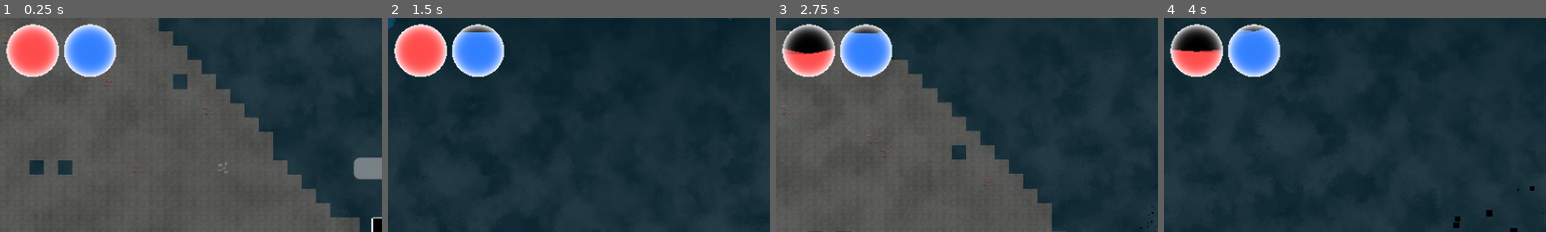
Above: before the commit, frames 1-4 (left to right).
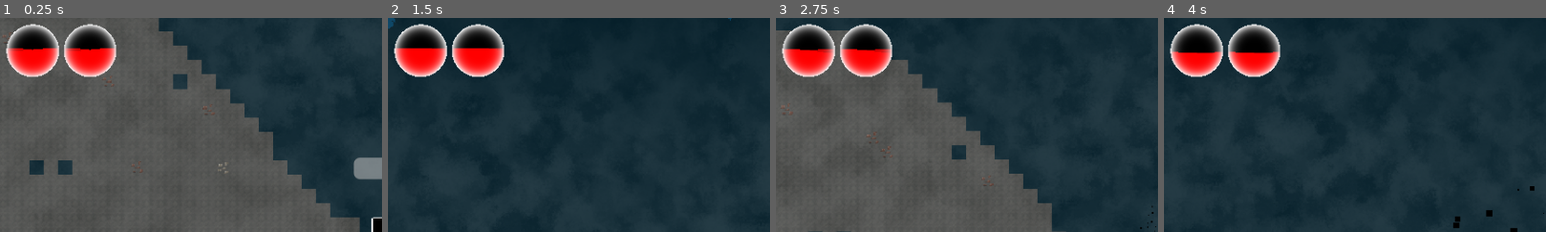
Above: after the commit, the same moments.

Repository: terriblepanic/first-game
Game: Godot game, scene res://scenes/Main.tscn
The game is run twice, just before and just after one commit, with the same random seed, the same clock (stepped at 60 frames per second) and the same inputs.
Inputs (mouse positions are % of the whole screen's width and height, from its top left):
- Up to frame 1 (0.25 s): no input
- Up to frame 2 (1.5 s): tap Enter (ui_accept) at 0.5 s; move the mouse to (72, 45) at 0.52 s; hold D (move_right) from 0.53 s (still down); click (72, 45) at 0.6 s; tap Space (jump) at 0.77 s; move the mouse to (30, 55) at 1.27 s; right-click (30, 55) at 1.35 s
- Up to frame 3 (2.75 s): tap Space (jump) at 1.52 s; move the mouse to (60, 28) at 2.02 s; release D (move_right) at 2.03 s; hold A (move_left) from 2.03 s (still down); tap L at 2.1 s
- Up to frame 4 (4 s): move the mouse to (45, 70) at 2.77 s; release A (move_left) at 2.78 s; hold D (move_right) from 2.78 s (still down); tap E at 2.85 s; tap Space (jump) at 3.02, 3.77 s; move the mouse to (80, 65) at 3.52 s; click (80, 65) at 3.6 s
The pictures show only the part of the screen within x 0-50%, y 0-50%; the shares and areas given below are measured in that part.

The runs differ from the first frame. In frame 1, 4.9% of the frame differs, in the area x 2-31%, y 3-28%; in frame 2, 4.7%; in frame 3, 3.5%; in frame 4, 3.6%.
Error after the commit: Parse Error: Could not preload resource script "res://scripts/OrbUIController.gd". (res://scripts/hud.gd:3)

Commit message:
Add orb states and improve responsiveness

Diff:
--- a/scripts/OrbUIController.gd
+++ b/scripts/OrbUIController.gd
@@ -1,6 +1,12 @@
 # OrbUIController.gd
 # Контроллер визуального отображения орба (шарика) с эффектами вибрации, предупреждения и «поглощения»
 extends Node
+
+# Возможные состояния орба
+enum OrbState { IDLE, DECREASING, INCREASING, EMPTY, FULL }
+
+# Текущее состояние
+var state: OrbState = OrbState.FULL
 
 # Узел, в котором создаются твины (анимации)
 var p_node: Node
@@ -56,11 +62,22 @@
 var target_material: Material = null
 
 
+# Обновление внутреннего состояния в зависимости от заполнения
+func _apply_base_state(value: float) -> void:
+        if value <= 0.0:
+                state = OrbState.EMPTY
+        elif value >= 1.0:
+                state = OrbState.FULL
+        elif state != OrbState.INCREASING and state != OrbState.DECREASING:
+                state = OrbState.IDLE
+
+
 # Сброс всех эффектов и параметров к начальным
 func Reset():
-		H = 1.0
-		oH = 1.0
-		target_material.set_shader_parameter('height', H)
+                H = 1.0
+                oH = 1.0
+                state = OrbState.FULL
+                target_material.set_shader_parameter('height', H)
 		target_material.set_shader_parameter('oheight', H)
 		target_material.set_shader_parameter('vibration_effect', false)
 		target_material.set_shader_parameter('light_effect', false)
@@ -71,10 +88,11 @@
 
 # Установить высоту заполнения (например, при инициализации)
 func SetH(P: float, MAXP: float):
-	H = P / MAXP
-	oH = H
-	target_material.set_shader_parameter('height', H)
-	target_material.set_shader_parameter('oheight', H)
+        H = P / MAXP
+        oH = H
+        _apply_base_state(H)
+        target_material.set_shader_parameter('height', H)
+        target_material.set_shader_parameter('oheight', H)
 	target_material.set_shader_parameter('light_effect', false)
 	target_material.set_shader_parameter('ball_color', ball_color)
 
@@ -102,13 +120,15 @@
 
 # Обработка «удара» (изменение текущей/предыдущей высоты и запуск эффектов)
 func GetHit(P: float, oP: float, MAXP: float):
-	if not target_material:
-		return
-
-	# Вычисляем новую нормализованную высоту
-	H = max(P / MAXP, 0.0)
-	oH = H
-	target_material.set_shader_parameter('oheight', oH)
+        if not target_material:
+                return
+
+        # Вычисляем новую нормализованную высоту
+        var prev_h: float = target_material.get_shader_parameter('height')
+        H = max(P / MAXP, 0.0)
+        oH = H
+        target_material.set_shader_parameter('oheight', oH)
+        state = H < prev_h ? OrbState.DECREASING : state
 
 		# Если шар «умер»
 	if H <= 0.0:
@@ -143,9 +163,11 @@
 		vibration_tween.tween_method(get_hit_vbm, 0.0, vibration_effect_timelength, vibration_effect_timelength).set_trans(vibration_trans_type).set_ease(vibration_ease_type)
 
 		# Убираем твин «поглощения», если он активен
-		if consume_tween:
-			consume_tween.kill()
-			consume_tween = null
+                if consume_tween:
+                        consume_tween.kill()
+                        consume_tween = null
+
+        _apply_base_state(H)
 
 
 # Эффект ускорения: наклон плоскости «вверх»
@@ -207,29 +229,33 @@
 
 # Плавное обновление значения без вибрации, для регенерации
 func SetSmooth(P: float, MAXP: float):
-	if not target_material:
-		return
-
-	var new_H: float = clamp(P / MAXP, 0.0, 1.0)
-	if abs(new_H - H) < 0.001:
-		return
-
-	oH = target_material.get_shader_parameter("height") # читаем актуальное значение
-	H = new_H
-
-	if consume_tween:
-		consume_tween.kill()
-
-	# Сначала вручную обновим oheight (старый уровень)
-	target_material.set_shader_parameter("oheight", oH)
-
-	# А теперь анимируем до нового уровня
-	consume_tween = newtween()
-	consume_tween.tween_method(
-		func(value: float):
-		target_material.set_shader_parameter("height", value),
-		oH, H, 0.4
-	).set_trans(Tween.TRANS_LINEAR).set_ease(Tween.EASE_IN_OUT)
+        if not target_material:
+                return
+
+        var new_H: float = clamp(P / MAXP, 0.0, 1.0)
+        if abs(new_H - H) < 0.001:
+                return
+
+        oH = target_material.get_shader_parameter("height") # читаем актуальное значение
+        H = new_H
+        state = H > oH ? OrbState.INCREASING : state
+        _apply_base_state(H)
+
+        if consume_tween:
+                consume_tween.kill()
+
+        # Сначала вручную обновим oheight (старый уровень)
+        target_material.set_shader_parameter("oheight", oH)
+
+        # А теперь анимируем до нового уровня
+        var tween_time := max(0.1, abs(H - oH) * 0.25)
+        consume_tween = newtween()
+        consume_tween.tween_method(
+                func(value: float):
+                target_material.set_shader_parameter("height", value),
+                oH, H, tween_time
+        ).set_trans(Tween.TRANS_LINEAR).set_ease(Tween.EASE_IN_OUT)
+        consume_tween.tween_callback(Callable(self, "_apply_base_state").bind(H))
 
 
 # Callback для обновления параметра наклона плоскости
